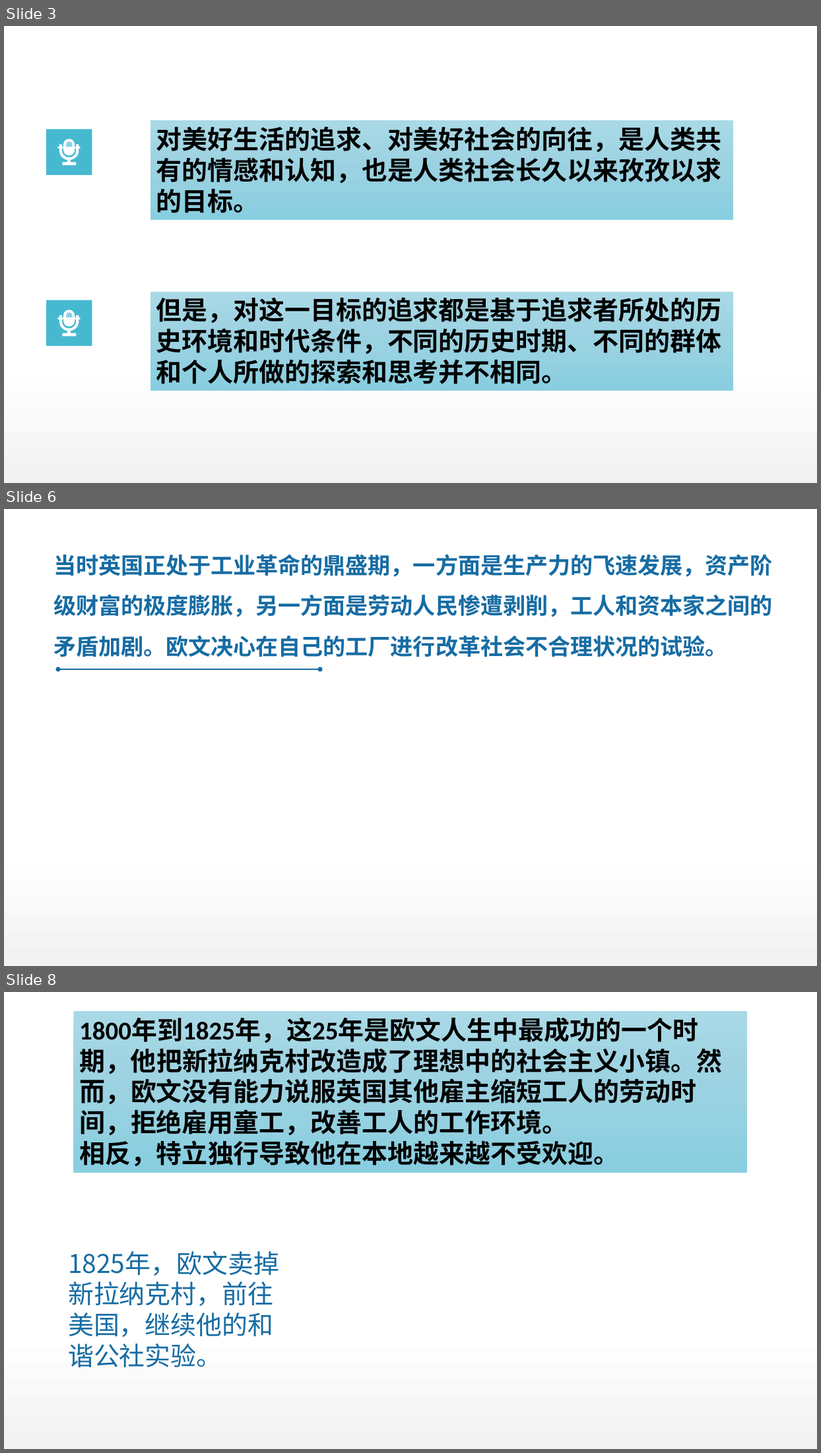
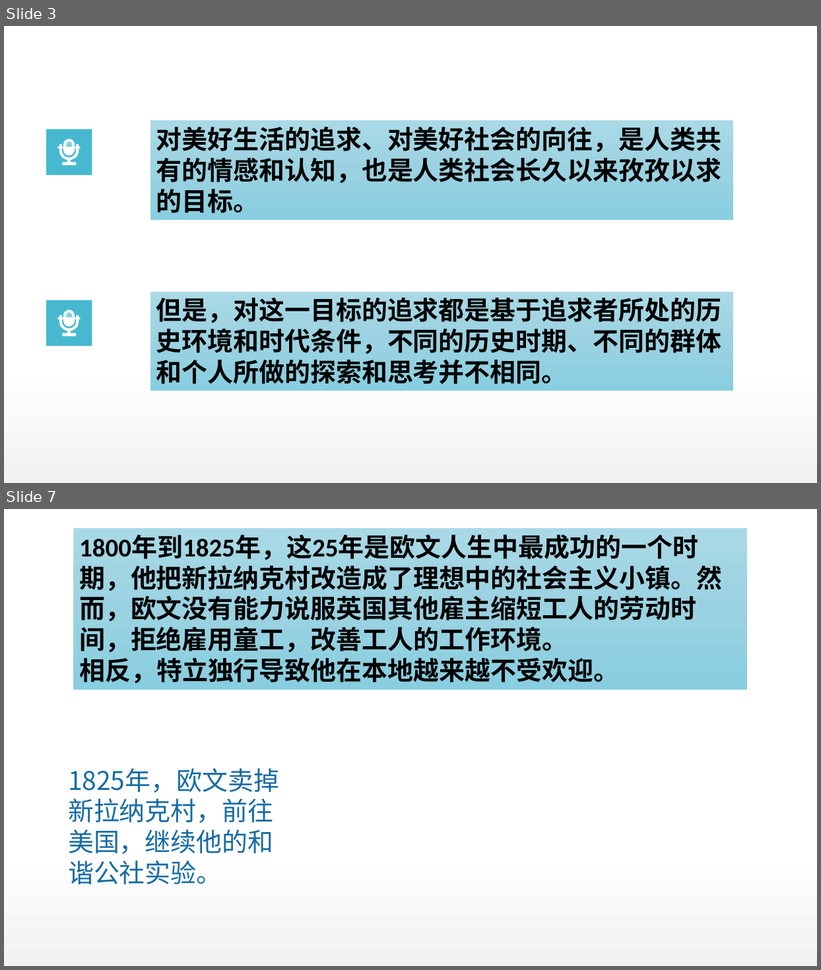
Before and after one commit to DO-MINATOR/buaa, a slide deck: 中特/复习ppt/刘娜娜-绪论.pptx. Shown one above the other, each under a label of ours: slides 3, 6 and 8 before the commit, slides 3 and 7 after it; the slides between them are not shown. The pictures are 821x1453 and 821x970 pixels, drawn with LibreOffice and Linux fonts; fonts in the diff are those of the drawing. Boxes give left, top, right and bottom in pixels: in the first picture for what was removed or moved away, otherwise in the second. Text is boxed around its words. In the diff, an @@ line names an element or a change of style, - is before the commit and + after.

```diff
--- a/中特/复习ppt/刘娜娜-绪论.pptx
+++ b/中特/复习ppt/刘娜娜-绪论.pptx
@@ slide 6 removed at box(4, 509, 817, 966), background #FFFFFF; not listed: 1 template element that a slide beside it also shows @@
@@ free removed at box(54, 540, 780, 658) @@
-当时英国正处于工业革命的鼎盛期，一方面是生产力的飞速发展，资产阶级财富的极度膨胀，另一方面是劳动人民惨遭剥削，工人和资本家之间的矛盾加剧。欧文决心在自己的工厂进行改革社会不合理状况的试验。
@@ double arrow removed from (58, 669) to (320, 669) @@
@@ what was slide 8 is now slide 7 @@
```
Also in this commit, not shown: 4 slides changed, 6 other files.
